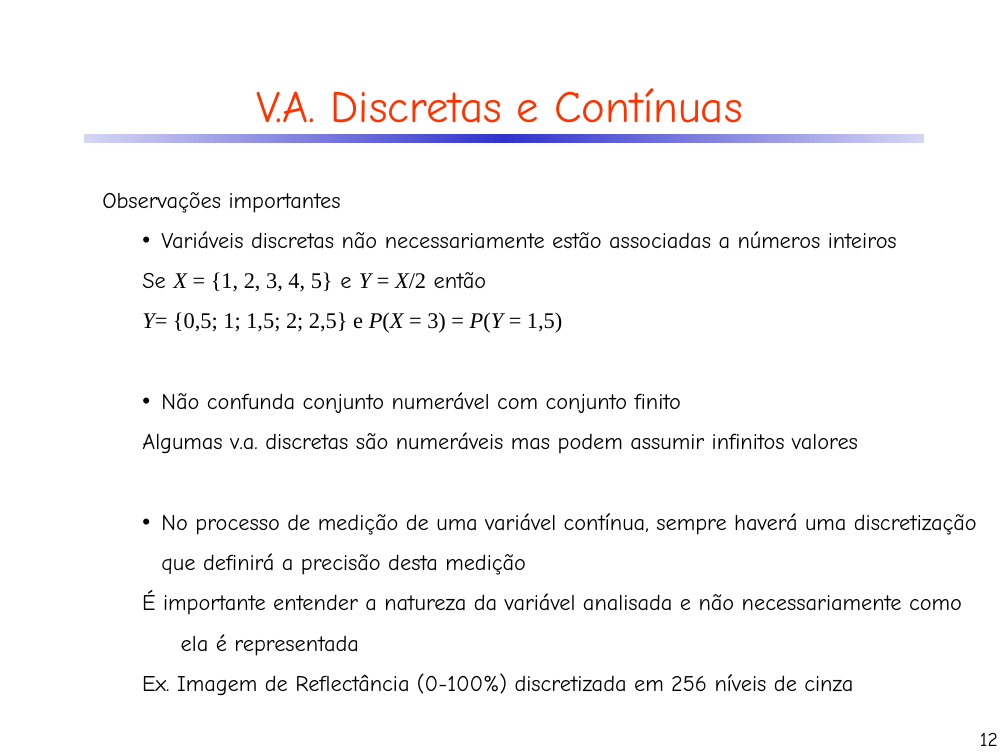
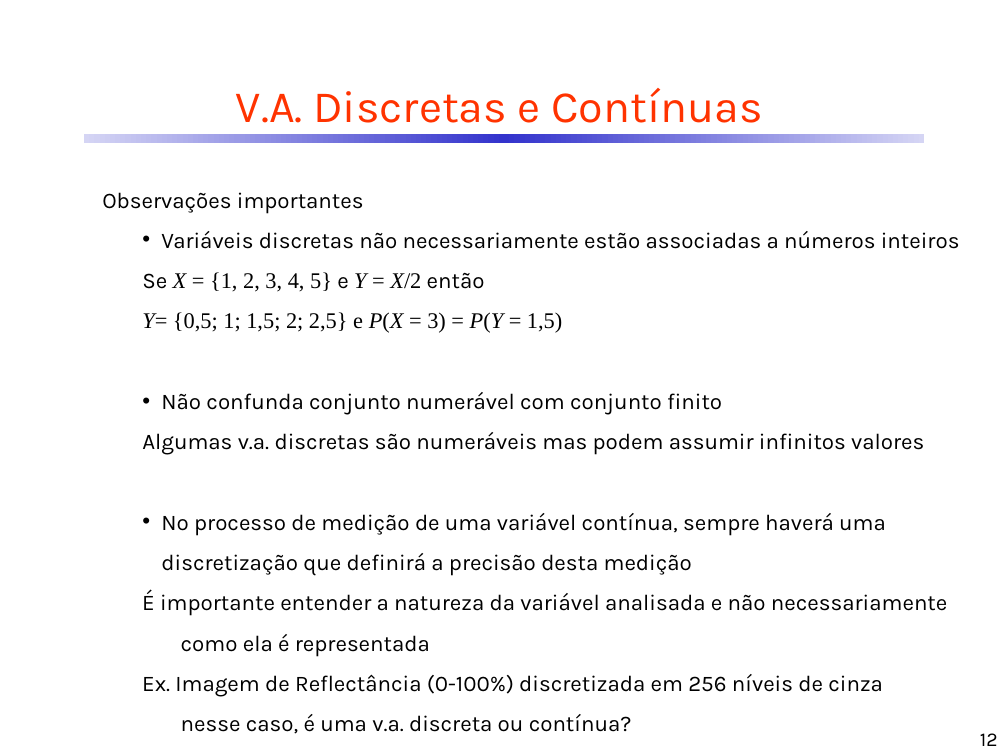
Before and after one commit to CDRenno/Estatistica, a slide deck: slide 12 of ppt/02VA.pptx. Drawn at 1008x756 pixels with LibreOffice and Linux fonts; fonts in the diff are those of the drawing. Boxes give left, top, right and bottom in pixels: in the first picture for what was removed or moved away, otherwise in the second. Text is boxed around its words. In the diff, an @@ line names an element or a change of style, - is before the commit and + after.

```diff
--- a/ppt/02VA.pptx
+++ b/ppt/02VA.pptx
@@ title "V.A. Discretas e Contínuas" at <box>236,88,762,123</box>: font Comic Neue to Karla @@
@@ text at <box>102,192,960,697</box>: font Comic Neue to Karla in "Observações importantes", "Variáveis discretas não necessariamente estão associadas a ...", "Se e então", "Não confunda conjunto numerável com conjunto finito" and 4 more places @@
@@ text at <box>181,714,632,734</box>: paragraph added @@
+nesse caso, é uma v.a. discreta ou contínua?
@@ page number at <box>980,733,998,746</box>: font Comic Neue to Karla @@
```
Also in this commit, not shown: 57 other slides changed, 5 other files.
